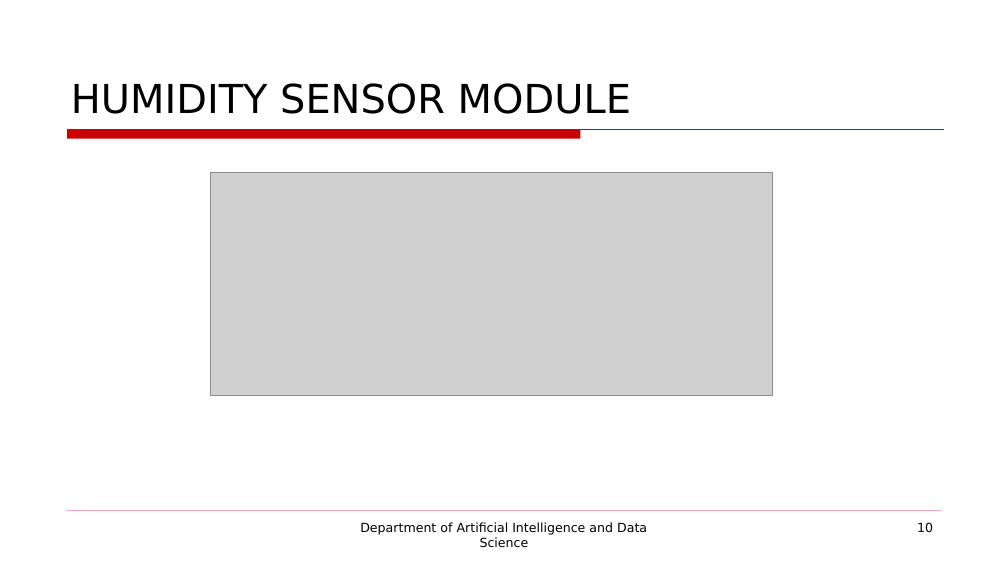
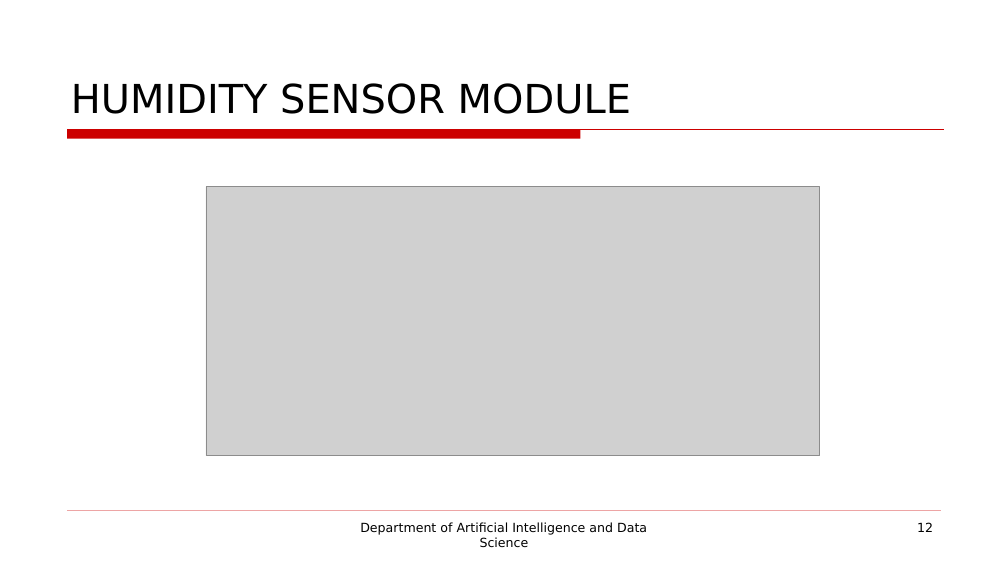
Before and after one commit to Aravinth-333/Team_A1_3_29_32-IDT, a slide deck: slide 12 of IDT_Final_Reviewppt.pptx (slide 10 before the commit). Drawn at 1008x567 pixels with LibreOffice and Linux fonts; fonts in the diff are those of the drawing; grey boxes stand for pictures; background and template pictures are left out. Boxes give left, top, right and bottom in pixels: in the first picture for what was removed or moved away, otherwise in the second. Text is boxed around its words. In the diff, an @@ line names an element or a change of style, - is before the commit and + after.

```diff
--- a/IDT_Final_Reviewppt.pptx
+++ b/IDT_Final_Reviewppt.pptx
@@ picture: place and size @@
-picture at bbox=[210, 172, 773, 395]
+picture at bbox=[206, 187, 820, 456]
@@ page number at bbox=[917, 522, 933, 532]: text changed @@
-10
+12
```
Also in this commit, not shown: 2 other slides changed, 2 slides added, 2 other files.
